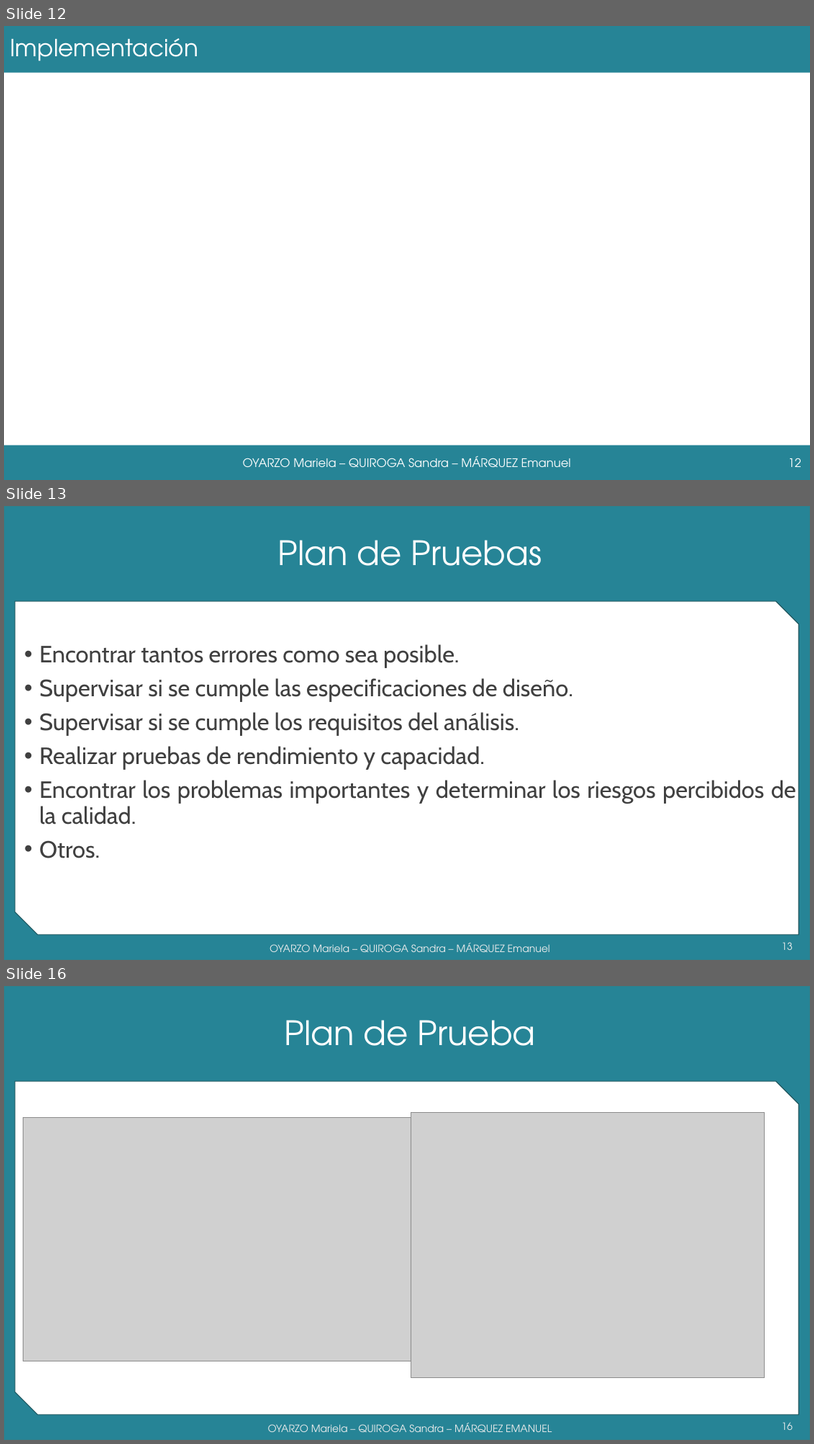
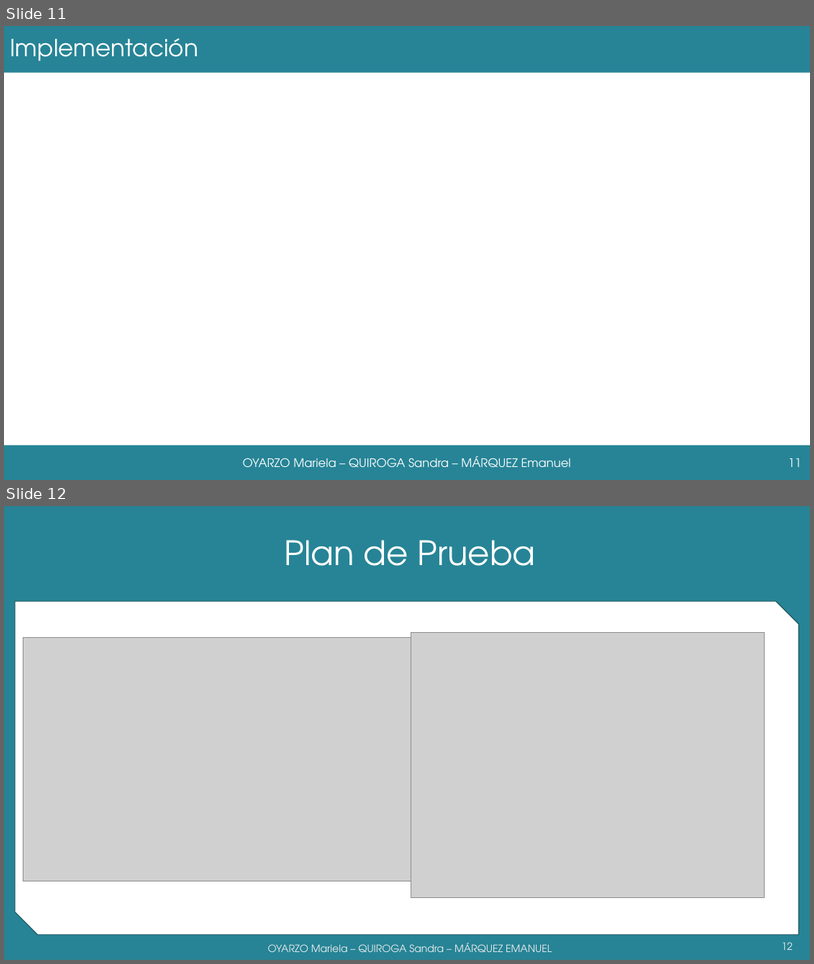
Before and after one commit to grupoyenu/yenu, a slide deck: 08. Presentaciones/Presentación 11.pptx. Shown one above the other, each under a label of ours: slides 12, 13 and 16 before the commit, slides 11 and 12 after it; the slides between them are not shown. The pictures are 814x1444 and 814x964 pixels, drawn with LibreOffice and Linux fonts; fonts in the diff are those of the drawing; grey boxes stand for pictures; background and template pictures are left out. Boxes give left, top, right and bottom in pixels: in the first picture for what was removed or moved away, otherwise in the second. Text is boxed around its words. In the diff, an @@ line names an element or a change of style, - is before the commit and + after.

```diff
--- a/08. Presentaciones/Presentación 11.pptx
+++ b/08. Presentaciones/Presentación 11.pptx
@@ slide 13 removed at <box>4,506,810,960</box>, background #F2F2F2; not listed: 2 template elements that a slide beside it also shows @@
@@ title removed at <box>278,540,543,566</box> @@
-Plan de Pruebas
@@ text removed at <box>39,644,797,858</box> @@
-• Encontrar tantos errores como sea posible.
-• Supervisar si se cumple las especificaciones de diseño.
-• Supervisar si se cumple los requisitos del análisis.
-• Realizar pruebas de rendimiento y capacidad.
-• Encontrar los problemas importantes y determinar los riesgos percibidos de la calidad.
-• Otros.
@@ text removed at <box>270,942,550,952</box> @@
-OYARZO Mariela – QUIROGA Sandra – MÁRQUEZ Emanuel
@@ page number removed at <box>782,942,792,950</box> @@
-13
@@ what was slide 12 is now slide 11 @@
@@ page number at <box>789,458,802,467</box>: text changed @@
-12
+11
@@ what was slide 16 is now slide 12 @@
@@ page number at <box>782,942,792,950</box>: text changed @@
-16
+12
```
Also in this commit, not shown: 2 slides changed, 3 other slides removed.
